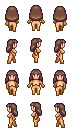
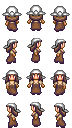
Layered file, before and after one edit (72x128). Changes by layer:
added layer "bandana" above "hair-2-blue" over (x1=2, y1=5, x2=70, y2=113)
added layer "overralls" above "shirt" over (x1=6, y1=16, x2=66, y2=127)
added layer "shirt" above "shoes" over (x1=6, y1=16, x2=66, y2=118)
added layer "shoes" above "body" over (x1=7, y1=30, x2=65, y2=128)
